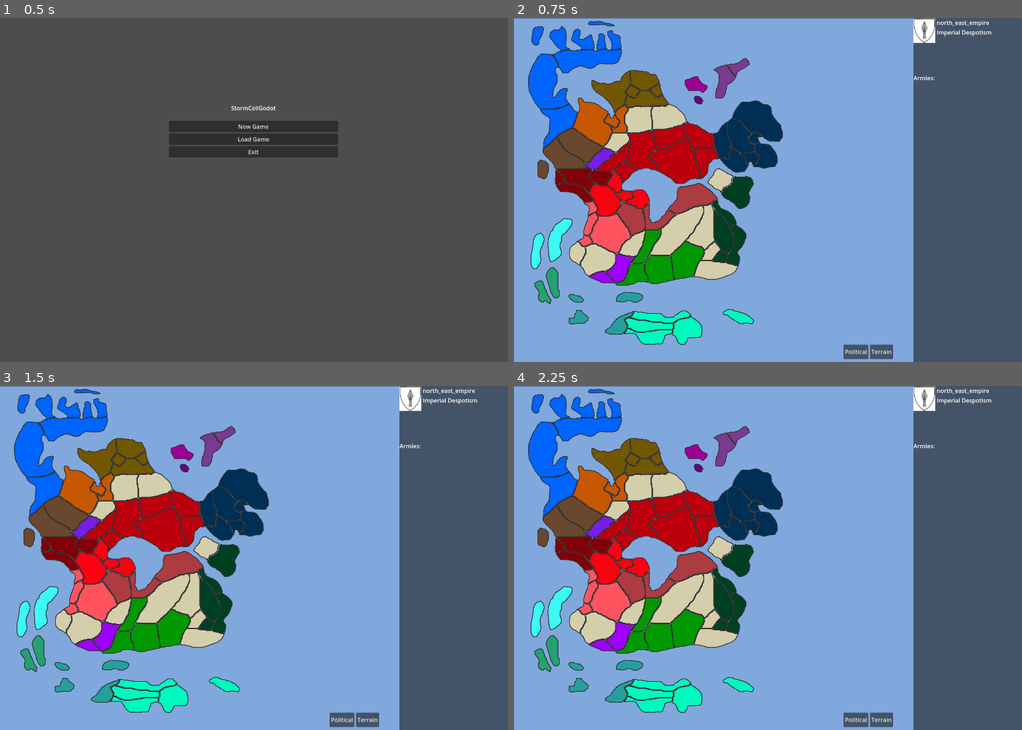
Above: before the commit, frames 1-4 (two rows, left to right).
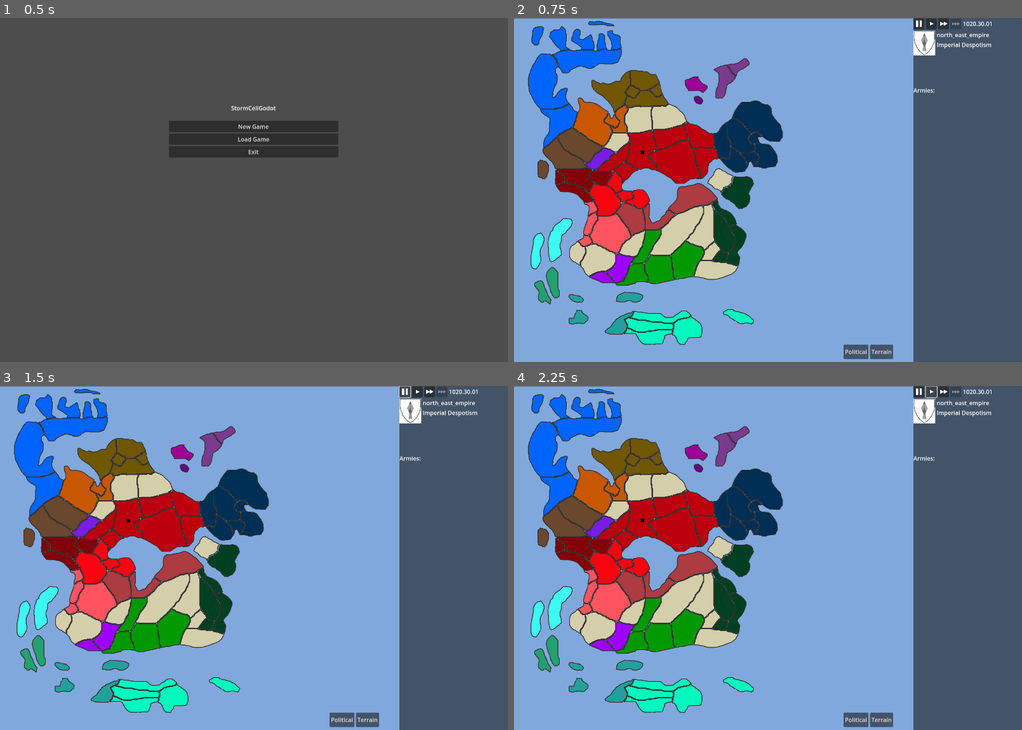
Above: after the commit, the same moments.

Repository: code-11/StormCell
Game: Godot game, scene res://testing.tscn
The game is run twice, just before and just after one commit, with the same random seed, the same clock (stepped at 60 frames per second) and the same inputs.
Inputs (mouse positions are in pixels of both pictures, inside the frame that each line leads up to):
- Up to frame 1 (0.5 s): no input
- Up to frame 2 (0.75 s): click "New Game" at 0.5 s
- Up to frame 3 (1.5 s): click (406, 392) at 1.27 s
- Up to frame 4 (2.25 s): click (930, 392) at 2.02 s

Frame 1 is identical in both runs. In frame 2, 0.8% of the frame differs, in the area x 24-94%, y 0-40%; in frame 3, 0.8%; in frame 4, 0.8%.
Error before the commit: Invalid assignment of property or key 'nation' with value of type 'String' on a base object of type 'Polygon2D'. (res://TheGame.gd:19)
Error after the commit: Parse Error: Identifier "speed_changed" not declared in the current scope. (res://PauseBtn.gd:5)

Commit message:
Started on time controls

Diff:
--- a/stormCellGodot/Army.gd
+++ b/stormCellGodot/Army.gd
@@ -4,18 +4,18 @@
 class_name Army
 
 var nation=null
-var stance=Constants.Stance.AGGRESSIVE
+var stance=SCConstants.Stance.AGGRESSIVE
 var size=0
 var quality=1 #1-100
 
 func get_stance_as_str():
 	return {
-		Constants.Stance.AGGRESSIVE:"Aggressive",
-		Constants.Stance.DEFENSIVE:"Defensive",
-		Constants.Stance.PACIFY:"Pacify",
-		Constants.Stance.RAIDING:"Raiding",
-		Constants.Stance.GUERILLA:"Guerilla",
-		Constants.Stance.MOVING:"Moving"
+		SCConstants.Stance.AGGRESSIVE:"Aggressive",
+		SCConstants.Stance.DEFENSIVE:"Defensive",
+		SCConstants.Stance.PACIFY:"Pacify",
+		SCConstants.Stance.RAIDING:"Raiding",
+		SCConstants.Stance.GUERILLA:"Guerilla",
+		SCConstants.Stance.MOVING:"Moving"
 	}.get(stance,"UNDEFINED_STANCE")
 
 func _ready():
--- a/stormCellGodot/ArmyGuiItem.gd
+++ b/stormCellGodot/ArmyGuiItem.gd
@@ -43,12 +43,12 @@
 	actions_box = HBoxContainer.new()
 	var btn_group = ButtonGroup.new()
 
-	var aggressive_btn = StanceButton.new(Constants.Stance.AGGRESSIVE,btn_group,Vector2(30,30),"res://images/sword.jpg")
-	var defensive_btn = StanceButton.new(Constants.Stance.DEFENSIVE,btn_group,Vector2(30,30),"res://images/shield.jpg")
-	var pacify_btn = StanceButton.new(Constants.Stance.PACIFY,btn_group,Vector2(30,30),"res://images/fist-down.jpg")
-	var raiding_btn = StanceButton.new(Constants.Stance.RAIDING,btn_group,Vector2(30,30),"res://images/fire.jpg")
-	var guerilla_btn = StanceButton.new(Constants.Stance.GUERILLA,btn_group,Vector2(30,30),"res://images/mask.jpg")
-	var move_btn = StanceButton.new(Constants.Stance.MOVING,btn_group,Vector2(30,30),"res://images/move.jpg")
+	var aggressive_btn = StanceButton.new(SCConstants.Stance.AGGRESSIVE,btn_group,Vector2(30,30),"res://images/sword.jpg")
+	var defensive_btn = StanceButton.new(SCConstants.Stance.DEFENSIVE,btn_group,Vector2(30,30),"res://images/shield.jpg")
+	var pacify_btn = StanceButton.new(SCConstants.Stance.PACIFY,btn_group,Vector2(30,30),"res://images/fist-down.jpg")
+	var raiding_btn = StanceButton.new(SCConstants.Stance.RAIDING,btn_group,Vector2(30,30),"res://images/fire.jpg")
+	var guerilla_btn = StanceButton.new(SCConstants.Stance.GUERILLA,btn_group,Vector2(30,30),"res://images/mask.jpg")
+	var move_btn = StanceButton.new(SCConstants.Stance.MOVING,btn_group,Vector2(30,30),"res://images/move.jpg")
 
 	aggressive_btn.pressed.connect(func():set_army_stance(the_army,aggressive_btn.stance,stance_lbl))
 	defensive_btn.pressed.connect(func():set_army_stance(the_army,defensive_btn.stance,stance_lbl))
--- /dev/null
+++ b/stormCellGodot/PauseBtn.gd
@@ -0,0 +1,5 @@
+extends Button
+
+
+func _pressed():
+	speed_changed.emit(0)
--- /dev/null
+++ b/stormCellGodot/Play.gd
@@ -0,0 +1,6 @@
+extends Button
+
+signal speed_changed(new_speed)
+
+func _pressed():
+	speed_changed.emit(1)
--- /dev/null
+++ b/stormCellGodot/Play_2.gd
@@ -0,0 +1,6 @@
+extends Button
+
+signal speed_changed(new_speed)
+
+func _pressed():
+	speed_changed.emit(2)
--- /dev/null
+++ b/stormCellGodot/Play_3.gd
@@ -0,0 +1,6 @@
+extends Button
+
+signal speed_changed(new_speed)
+
+func _pressed():
+	speed_changed.emit(4)
--- a/stormCellGodot/Constants.gd
+++ b/stormCellGodot/SCConstants.gd
@@ -1,5 +1,5 @@
 extends Node
 
-class_name Constants
+class_name SCConstants
 
 enum Stance {AGGRESSIVE,DEFENSIVE,PACIFY,RAIDING,GUERILLA,MOVING}
--- a/stormCellGodot/TheGame.gd
+++ b/stormCellGodot/TheGame.gd
@@ -15,7 +15,6 @@
 	army_node.name="army"+str(army_uid)
 	army_uid+=1
 
-	army_node.set_script(load("res://army_data.gd"));
 	army_node.nation=nation
 	army_node.polygon=PackedVector2Array([
 		Vector2(0,0),
--- /dev/null
+++ b/stormCellGodot/TimeControls.gd
@@ -0,0 +1,41 @@
+extends HBoxContainer
+
+signal speed_changed(new_value)
+
+var starting_time=0
+var time_multiplier=1000
+var cur_time_multiplier=1000 #How many miliseconds in a decimal hour
+var last_day = starting_time / cur_time_multiplier
+
+var cur_day=0
+var cur_month=9
+var cur_year=1020
+
+func _on_speed_changed(new_speed):
+	cur_time_multiplier=time_multiplier*new_speed
+
+func days_to_tup(input_days):
+	var years = floor(input_days / 400)
+	var remaining_days = input_days % 400
+
+	var months = floor(remaining_days / 30)
+	remaining_days = remaining_days % 30
+
+	var days = remaining_days
+	return [years, months, days]
+
+func _process(delta):
+	var raw_day = (Time.get_ticks_msec()-starting_time) / cur_time_multiplier
+	if raw_day > last_day:
+		print(days_to_tup(raw_day))
+		last_day = raw_day
+
+func _ready():
+	speed_changed.connect(_on_speed_changed)
+
+
+
+
+
+func _on_pause_speed_changed(new_speed):
+	pass # Replace with function body.
--- a/stormCellGodot/game_scene.tscn
+++ b/stormCellGodot/game_scene.tscn
@@ -9,7 +9,16 @@
 [ext_resource type="Script" path="res://sc_ui/PolMapModeBtn.gd" id="6_48i3s"]
 [ext_resource type="Script" path="res://sc_ui/PanelCtrl.gd" id="6_negt1"]
 [ext_resource type="Script" path="res://sc_ui/TerrainMapModeBtn.gd" id="7_mcrfv"]
+[ext_resource type="Script" path="res://TimeControls.gd" id="9_lrl64"]
+[ext_resource type="Texture2D" uid="uid://bfan537pbqvw" path="res://images/pause.png" id="9_poc42"]
+[ext_resource type="Texture2D" uid="uid://c1lkpx5qbsjnj" path="res://images/play_1.png" id="10_1w1la"]
 [ext_resource type="Script" path="res://ArmyInfoCtrl.gd" id="10_k38sl"]
+[ext_resource type="Texture2D" uid="uid://cbhfuwi446jtx" path="res://images/play_2.png" id="11_6hv44"]
+[ext_resource type="Script" path="res://PauseBtn.gd" id="11_l2caw"]
+[ext_resource type="Texture2D" uid="uid://kd6abwirah2y" path="res://images/play_3.png" id="12_lp14h"]
+[ext_resource type="Script" path="res://Play.gd" id="13_70o87"]
+[ext_resource type="Script" path="res://Play_2.gd" id="15_ir76w"]
+[ext_resource type="Script" path="res://Play_3.gd" id="17_i1atk"]
 
 [node name="Node2D" type="Node2D"]
 
@@ -62,6 +71,51 @@
 [node name="VBoxContainer" type="VBoxContainer" parent="TheGame/GuiCtrl/ThePanel"]
 layout_mode = 2
 
+[node name="TimeControls" type="HBoxContainer" parent="TheGame/GuiCtrl/ThePanel/VBoxContainer"]
+layout_mode = 2
+script = ExtResource("9_lrl64")
+
+[node name="Pause" type="Button" parent="TheGame/GuiCtrl/ThePanel/VBoxContainer/TimeControls"]
+custom_minimum_size = Vector2(30, 30)
+layout_mode = 2
+size_flags_horizontal = 0
+size_flags_vertical = 4
+icon = ExtResource("9_poc42")
+expand_icon = true
+script = ExtResource("11_l2caw")
+
+[node name="Play" type="Button" parent="TheGame/GuiCtrl/ThePanel/VBoxContainer/TimeControls"]
+custom_minimum_size = Vector2(30, 30)
+layout_mode = 2
+size_flags_horizontal = 0
+size_flags_vertical = 4
+icon = ExtResource("10_1w1la")
+expand_icon = true
+script = ExtResource("13_70o87")
+
+[node name="Play_2" type="Button" parent="TheGame/GuiCtrl/ThePanel/VBoxContainer/TimeControls"]
+custom_minimum_size = Vector2(30, 30)
+layout_mode = 2
+size_flags_horizontal = 0
+size_flags_vertical = 4
+icon = ExtResource("11_6hv44")
+expand_icon = true
+script = ExtResource("15_ir76w")
+
+[node name="Play_3" type="Button" parent="TheGame/GuiCtrl/ThePanel/VBoxContainer/TimeControls"]
+custom_minimum_size = Vector2(30, 30)
+layout_mode = 2
+size_flags_horizontal = 0
+size_flags_vertical = 4
+disabled = true
+icon = ExtResource("12_lp14h")
+expand_icon = true
+script = ExtResource("17_i1atk")
+
+[node name="Label" type="Label" parent="TheGame/GuiCtrl/ThePanel/VBoxContainer/TimeControls"]
+layout_mode = 2
+text = "1020.30.01"
+
 [node name="HBoxContainer" type="HBoxContainer" parent="TheGame/GuiCtrl/ThePanel/VBoxContainer"]
 layout_mode = 2
 
@@ -100,3 +154,5 @@
 [node name="ArmyHeaderLbl" type="Label" parent="TheGame/GuiCtrl/ThePanel/VBoxContainer/RegionInfoBox/ArmyInfoBox"]
 layout_mode = 2
 text = "Armies:"
+
+[connection signal="speed_changed" from="TheGame/GuiCtrl/ThePanel/VBoxContainer/TimeControls/Pause" to="TheGame/GuiCtrl/ThePanel/VBoxContainer/TimeControls" method="_on_pause_speed_changed"]
--- a/stormCellGodot/project.godot
+++ b/stormCellGodot/project.godot
@@ -15,6 +15,10 @@
 config/features=PackedStringArray("4.2")
 config/icon="res://icon.png"
 
+[autoload]
+
+ScConstants="*res://SCConstants.gd"
+
 [display]
 
 window/size/viewport_width=1400
Not shown: 1 places in stormCellGodot/game_scene.tscn that only renumber resources
Binary file added: stormCellGodot/images/pause.png
Not shown, added: stormCellGodot/images/pause.png.import
Binary file added: stormCellGodot/images/play_1.png
Not shown, added: stormCellGodot/images/play_1.png.import
Binary file added: stormCellGodot/images/play_2.png
Not shown, added: stormCellGodot/images/play_2.png.import
Binary file added: stormCellGodot/images/play_3.png
Not shown, added: stormCellGodot/images/play_3.png.import
